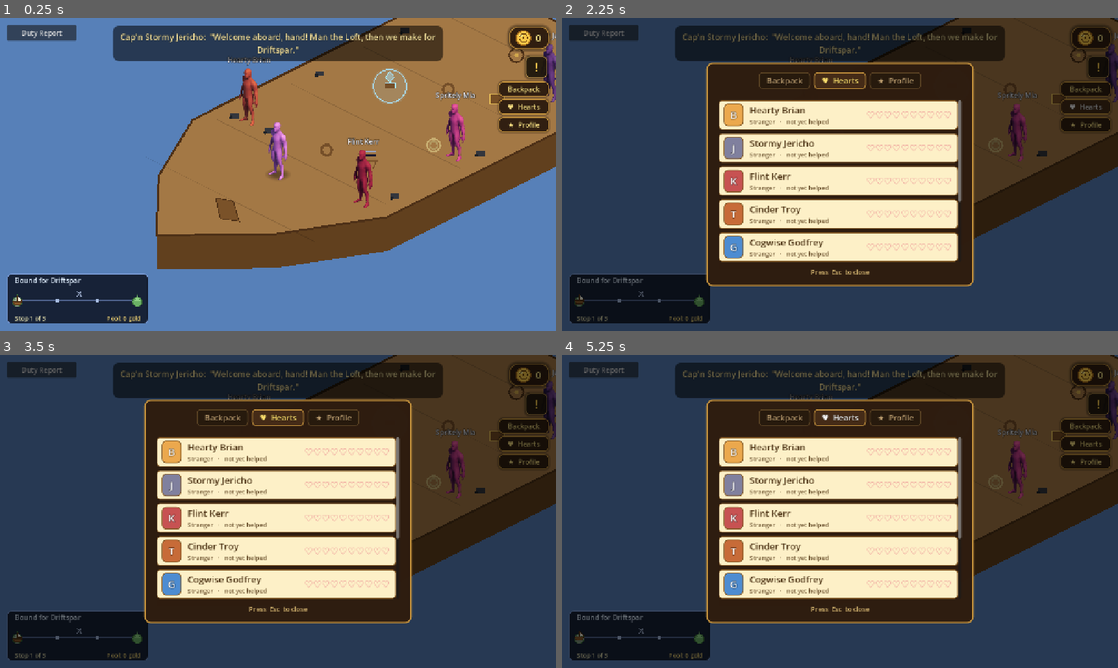
Above: before the commit, frames 1-4 (two rows, left to right).
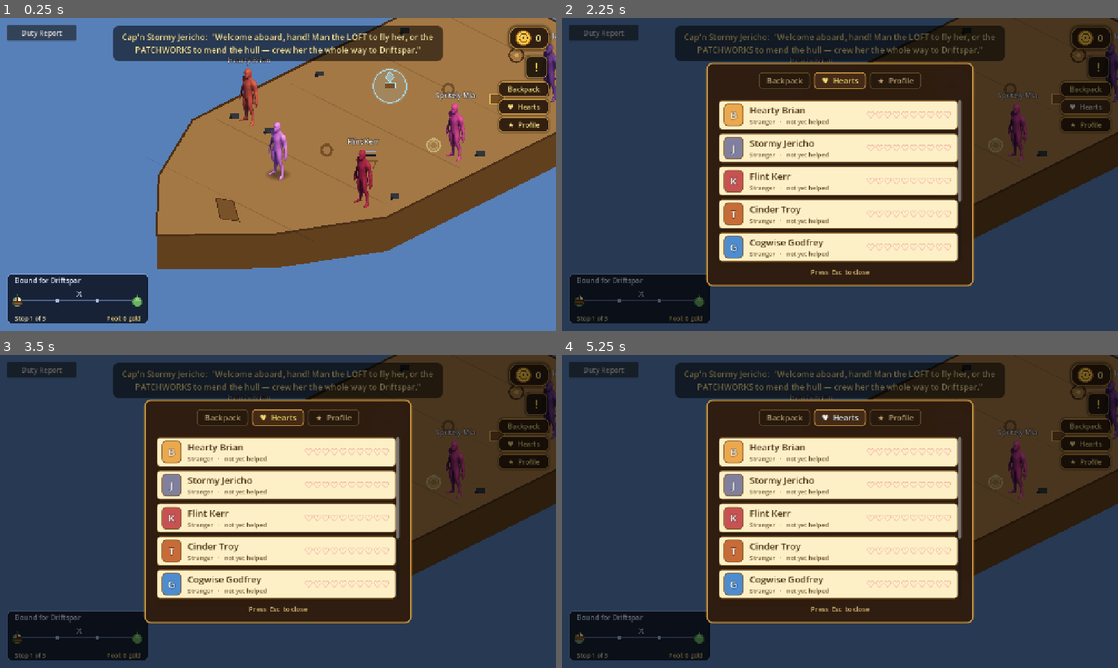
Above: after the commit, the same moments.

Repository: TairoyZone/shivaliva-shanty
Game: Godot game, scene res://levels/ship_deck/ship_deck.tscn
Same seed, same stepped clock (60 frames per second), same inputs: the game is played once before the commit and once after it. This scene is started directly instead of the project's main scene.
Inputs:
- Up to frame 1 (0.25 s): no input
- Up to frame 2 (2.25 s): click "!" at 0.5 s; click "X" at 1.25 s; click "♥ Hearts" at 2 s
- Up to frame 3 (3.5 s): click "★ Profile" at 2.75 s
- Up to frame 4 (5.25 s): click "♥ Hearts" at 3.5 s; click "★ Profile" at 4.25 s; click "♥ Hearts" at 5 s

The runs differ from the first frame. In frame 1, 1.5% of the frame differs, in the area x 21-79%, y 4-12%; in frame 2, 1.1%; in frame 3, 1.1%; in frame 4, 1.1%.

Commit message:
polish(onboarding): demo-blocker copy fixes - teach controls, fix stale signs, fuller puzzle help
From the demo-readiness sweep (first-time-player blockers, all copy/string, MVP-lock respected):

- Intro teaches WASD/E movement + leads COZY-FIRST (warm up at Workshop/Forge/Inn) before naming the voyage goal.

- Shanty + shore '?' teach WASD/E; fixed 3 stale 'ESC -> title / Cradle Rock' signs to 'ESC - open your backpack' (ESC opens the backpack now); dropped the dev-only 'paint the rock in the editor' line.

- Lumberjacking '?' now has a goal + mechanic bullets (match 3+ to shatter = score; pack a 2x2 to fuse into planks = wood haul; knots are junk) like its siblings, not just keys.

- Poker '?' now says chips ARE gold (cash out your stack on Leave; bust forfeits the buy-in).

- Voyage deck banner names BOTH stations (LOFT to fly / PATCHWORKS to mend) + sets the 'crew her the whole way' expectation; idle Patchworks label '(hull sound)' -> 'Mend at the Patchworks'.

Onboarding wording is a first draft for Troy to edit.

Co-Authored-By: Claude Opus 4.8 <noreply@anthropic.com>

Diff:
--- a/interface/intro_overlay.gd
+++ b/interface/intro_overlay.gd
@@ -14,14 +14,15 @@
 
 const BODY_TEXT : String = (
 	"This little shanty is yours now, newcomer.\n\n"
-	+ "Every job on Cradle Rock is a puzzle, and the folk pay good gold for a hand. Your "
-	+ "quickest road to the skies: head to the SKYDOCK and take the helm — sign onto a "
-	+ "crew and sail a jobbing voyage. No ship of your own needed yet; a few good voyages "
-	+ "among the brigands will win you the gold for your very first one.\n\n"
-	+ "Fancy warming up first? Cogwise Godfrey's Workshop and Cinder Troy's Forge always "
-	+ "need hands, and there's coin at the Inn's parlor tables.\n\n"
-	+ "Step outside when you're ready — and check your OBJECTIVES any time via the ! button "
-	+ "up top (or press J) to see what to aim for next.")
+	+ "Move with WASD or the arrow keys, and press E to open doors, talk to folk, and work any station.\n\n"
+	+ "Every job on Cradle Rock is a puzzle, and the folk pay good gold for a hand. Warm up wherever you "
+	+ "fancy — lend a hand at Cogwise Godfrey's Workshop or Cinder Troy's Forge, or take a seat at the "
+	+ "Inn's parlor tables.\n\n"
+	+ "When you've found your feet, your road to the skies is the SKYDOCK: take the helm, sign onto a "
+	+ "crew, and sail a jobbing voyage. No ship of your own needed yet — a few good voyages among the "
+	+ "brigands will win you the gold for your very first one.\n\n"
+	+ "Step outside when you're ready — and check your OBJECTIVES any time via the ! button up top "
+	+ "(or press J) to see what to aim for next.")
 
 
 func _ready() -> void:
--- a/levels/player_shanty_interior/player_shanty_interior.tscn
+++ b/levels/player_shanty_interior/player_shanty_interior.tscn
@@ -93,9 +93,10 @@
 grow_vertical = 0
 tooltip_text = "Your Shanty
 
+• WASD / arrow keys to move — press E to use things
 • Press E near the bed to interact
 • Walk to the door to step outside
-• ESC — back to Cradle Rock"
+• ESC — open your backpack"
 focus_mode = 0
 theme_override_font_sizes/font_size = 22
 text = "?"
--- a/levels/ship_deck/ship_deck.gd
+++ b/levels/ship_deck/ship_deck.gd
@@ -143,9 +143,9 @@
 			_begin_sail()
 		_:
 			if PlayerState.pillage_leg <= 0:
-				_say("Welcome aboard, hand! Man the Loft, then we make for %s." % _destination())
+				_say("Welcome aboard, hand! Man the LOFT to fly her, or the PATCHWORKS to mend the hull — crew her the whole way to %s." % _destination())
 			else:
-				_say("Waypoint made — man the Loft for the next stretch toward %s." % _destination())
+				_say("Back at the deck — man the LOFT or the PATCHWORKS to crew the rest of the run to %s." % _destination())
 			_refresh_chart(false)
 
 
@@ -318,7 +318,7 @@
 		"loft":
 			return "Man the Loft"
 		"patchworks":
-			return "Man the Patchworks" if PlayerState.ship_open_holes() > 0 else "Patchworks  (hull sound)"
+			return "Man the Patchworks" if PlayerState.ship_open_holes() > 0 else "Mend at the Patchworks"
 		"plank":
 			return "Disembark"
 	return ""
--- a/levels/shore/shore.tscn
+++ b/levels/shore/shore.tscn
@@ -74,8 +74,6 @@
 target_scene = "res://levels/forest/forest.tscn"
 target_spawn_anchor = "ToShore"
 marker_label = "To the Grove"
-interact_message = ""
-spawn_offset = Vector2(0, 60)
 
 [node name="Trees" type="Node2D" parent="YSortNode2D/ToForest" unique_id=2116011873]
 y_sort_enabled = true
@@ -110,8 +108,6 @@
 target_scene = "res://levels/mine/mine.tscn"
 target_spawn_anchor = "ToShore"
 marker_label = "To the Mine"
-interact_message = ""
-spawn_offset = Vector2(0, 60)
 
 [node name="Boulders" type="Node2D" parent="YSortNode2D/ToMine" unique_id=1520059860]
 y_sort_enabled = true
@@ -189,8 +185,7 @@
 
 • WASD / arrow keys — 8-direction iso movement
 • Walk near a door and press E to enter
-• Walls block you; paint the rock in the editor
-• ESC — return to the title screen"
+• ESC — open your backpack"
 focus_mode = 0
 theme_override_font_sizes/font_size = 22
 text = "?"
--- a/levels/tavern/tavern.tscn
+++ b/levels/tavern/tavern.tscn
@@ -133,7 +133,7 @@
 • Press E at a table to find an open seat (Gem Drop · Poker)
 • Press E near any of the folk to talk
 • Walk to the door to step outside
-• ESC — back to Cradle Rock"
+• ESC — open your backpack"
 focus_mode = 0
 theme_override_font_sizes/font_size = 22
 text = "?"
--- a/puzzles/lumberjacking/lumberjacking.gd
+++ b/puzzles/lumberjacking/lumberjacking.gd
@@ -53,7 +53,13 @@
 func _ready() -> void:
 
 	super._ready()
-	set_help_text("← → move    ↑ rotate ccw    ↓ rotate cw    SPACE drop faster (hold)")
+	set_help_text("Lumberjacking — work the felled wood\n\n"
+		+ "• ← → move the falling pair  ·  ↑ rotate ccw  ·  ↓ rotate cw  ·  SPACE drop faster (hold)\n"
+		+ "• Match 3+ of the SAME wood (row, column, or bend) to SHATTER it — that's your score\n"
+		+ "• Pack a 2×2 or bigger square of one wood and it FUSES into planks — that's your wood haul\n"
+		+ "• Chain shatters back-to-back for combo score\n"
+		+ "• Knots are junk — they won't clear, so build around them\n"
+		+ "• Let the pile reach the top and the shift's over")
 	_board.score_changed.connect(_on_score_changed)
 	_board.wood_changed.connect(_on_wood_changed)
 	_board.session_ended.connect(_on_session_ended)
--- a/puzzles/poker/poker_scene.gd
+++ b/puzzles/poker/poker_scene.gd
@@ -118,7 +118,9 @@
 	set_help_text("Hold 'em Poker — Texas Hold'em\n\n"
 		+ "• Click action buttons (Fold / Check / Call / Bet / Raise / All-In)\n"
 		+ "• Slide the bet amount on raises\n"
-		+ "• Best 5-card hand from your 2 hole cards + 5 community cards wins")
+		+ "• Best 5-card hand from your 2 hole cards + 5 community cards wins\n\n"
+		+ "• Your chips ARE gold (1:1) — buy in, then Cash Out your whole stack when you Leave\n"
+		+ "• Bust and you forfeit your buy-in. Free tables risk no gold (rapport only)")
 	var setup : Dictionary = PlayerState.consume_lobby_setup()
 	_free_table = bool(setup.get("free", false))
 	_lobby_opponents = NpcRegistry.profiles_from_paths(setup.get("seated_paths", []))
